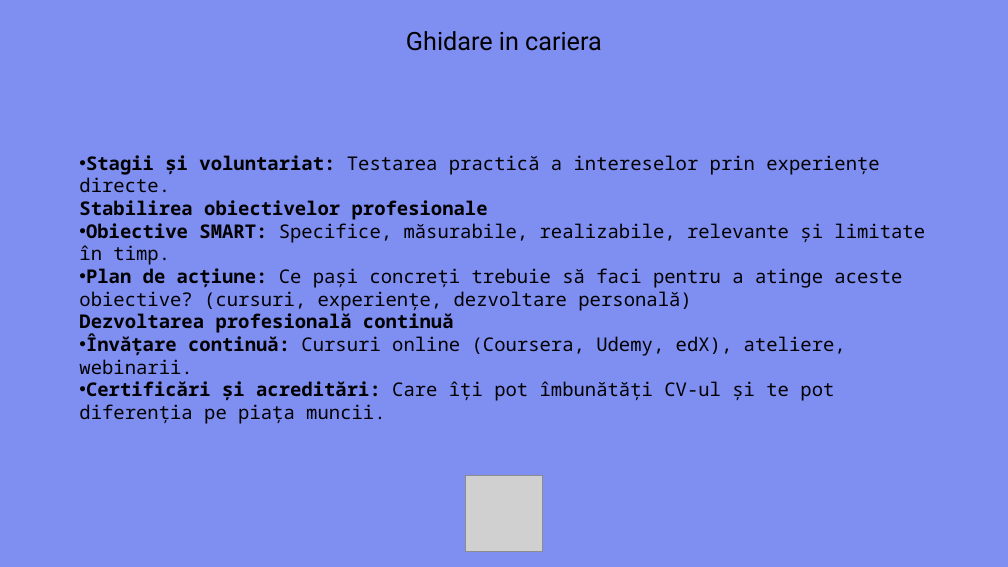
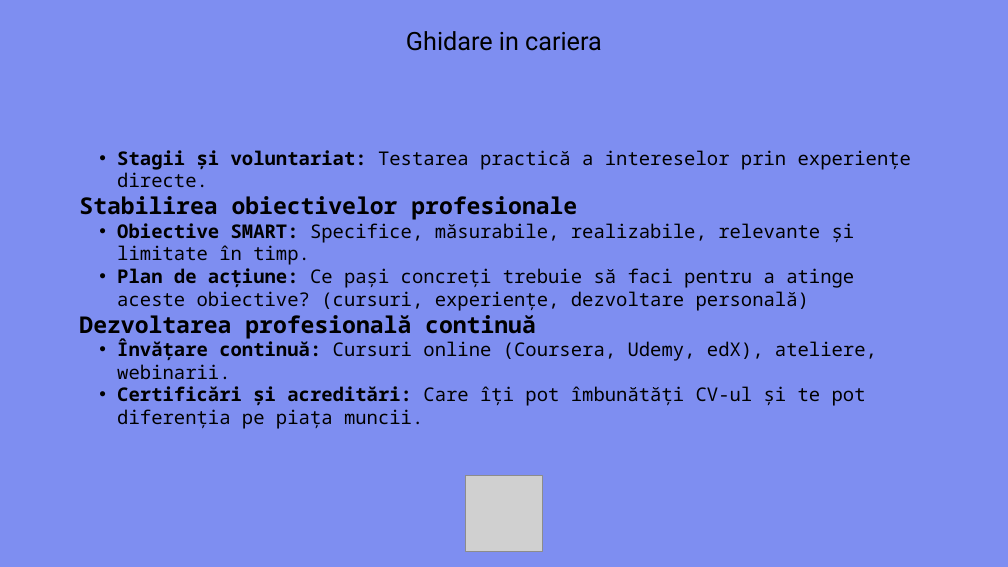
Before and after one commit to Fork0n/future-job, a slide deck: slide 5 of pptx/asterisk.pptx. Drawn at 1008x567 pixels with LibreOffice and Linux fonts; fonts in the diff are those of the drawing; grey boxes stand for pictures; background and template pictures are left out. Boxes give left, top, right and bottom in pixels: in the first picture for what was removed or moved away, otherwise in the second. Text is boxed around its words. In the diff, an @@ line names an element or a change of style, - is before the commit and + after.

```diff
--- a/pptx/asterisk.pptx
+++ b/pptx/asterisk.pptx
@@ text "Stagii și voluntariat: Testarea practică ..." at box(79, 150, 911, 429): size 18 to 22 pt in "Stabilirea obiectivelor profesionale", "Dezvoltarea profesională continuă"; list level 1 to 2 in "Stagii și voluntariat: Testarea practică ..."; list level 1 to 2 in "Obiective SMART: Specifice, măsurabile, realizabile, ..."; list level 1 to 2 in "Plan de acțiune: Ce pași ..."; list level 1 to 2 in "Învățare continuă: Cursuri online (Coursera, ..."; list level 1 to 2 in "Certificări și acreditări: Care îți ..." @@
```
Also in this commit, not shown: 8 other slides changed.
